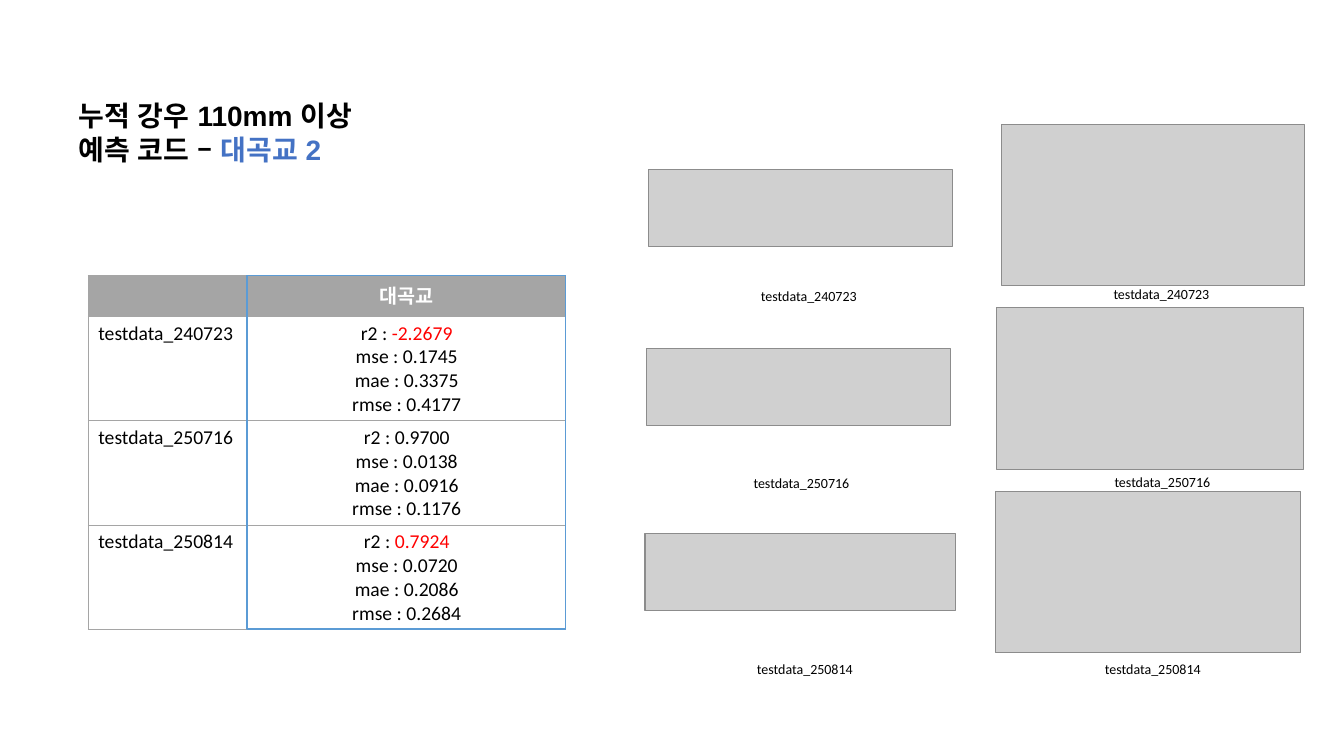
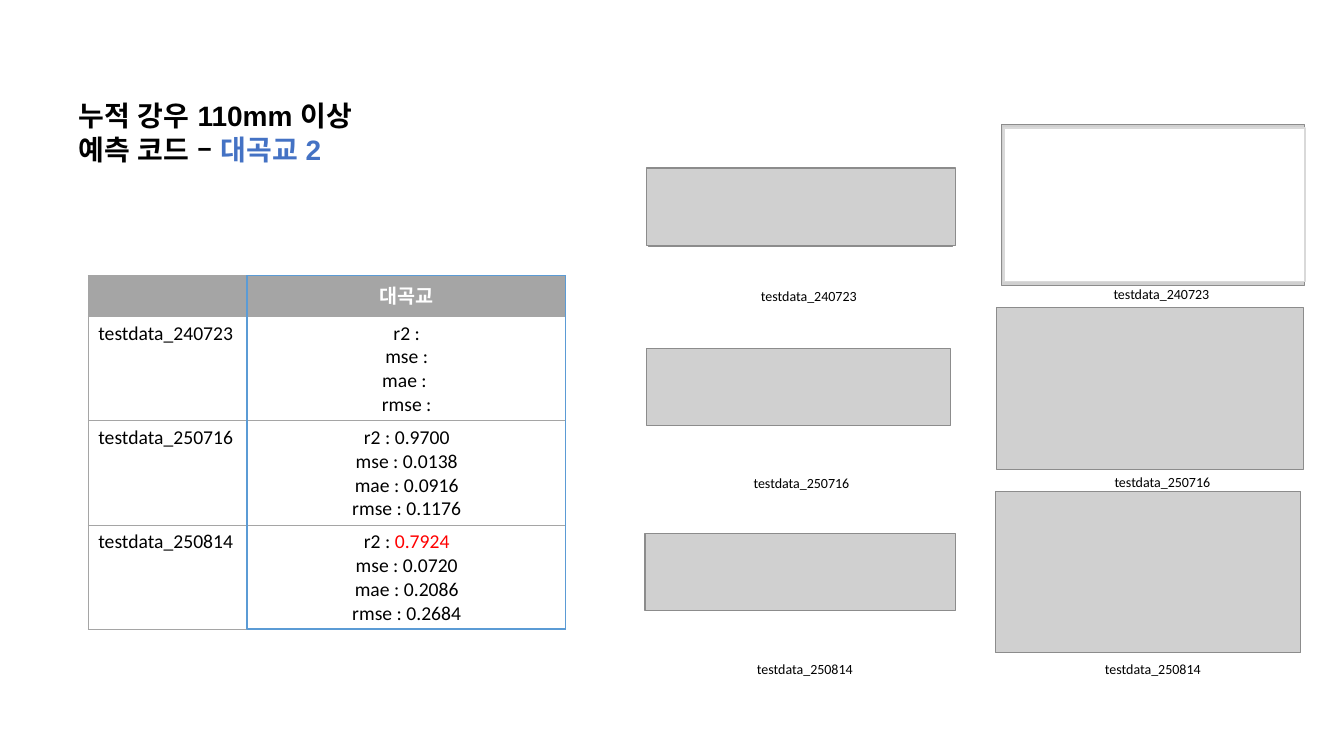
Before and after one commit to JEONGMIN0000/TrainDataCreater_LSTM, a slide deck: slide 9 of ParallelLSTM/result/성능개선 4 결과.pptx. Drawn at 1344x756 pixels with LibreOffice and Linux fonts; fonts in the diff are those of the drawing; grey boxes stand for pictures. Boxes give left, top, right and bottom in pixels: in the first picture for what was removed or moved away, otherwise in the second. Text is boxed around its words. In the diff, an @@ line names an element or a change of style, - is before the commit and + after.

```diff
--- a/ParallelLSTM/result/성능개선 4 결과.pptx
+++ b/ParallelLSTM/result/성능개선 4 결과.pptx
@@ rectangle added at (x1=1004, y1=128, x2=1306, y2=282), fill #FFFFFF, outline #D9D9D9 1 pt @@
@@ picture added at (x1=647, y1=168, x2=956, y2=246) @@
@@ table at (x1=89, y1=275, x2=567, y2=629) @@
-row 2, column 2: r2 : -2.2679 / mse : 0.1745 / mae : 0.3375 / rmse : 0.4177
+row 2, column 2: r2 : / mse : / mae : / rmse :
```
Also in this commit, not shown: 19 other slides changed, 30 other files.
